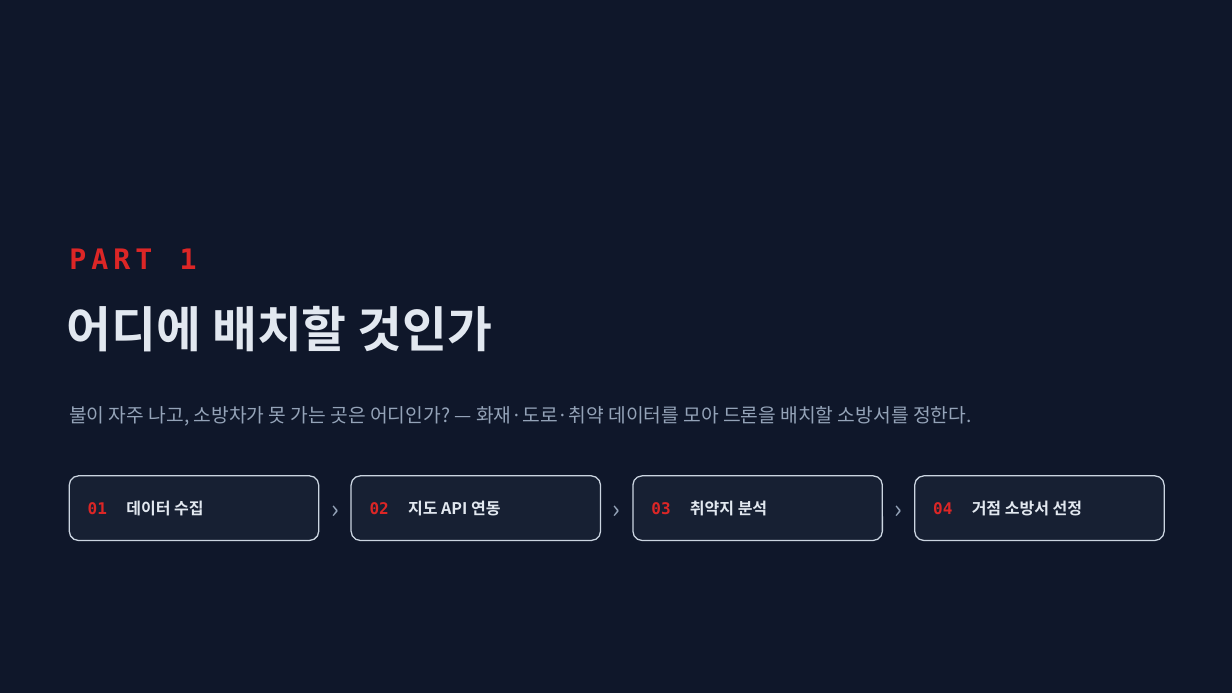
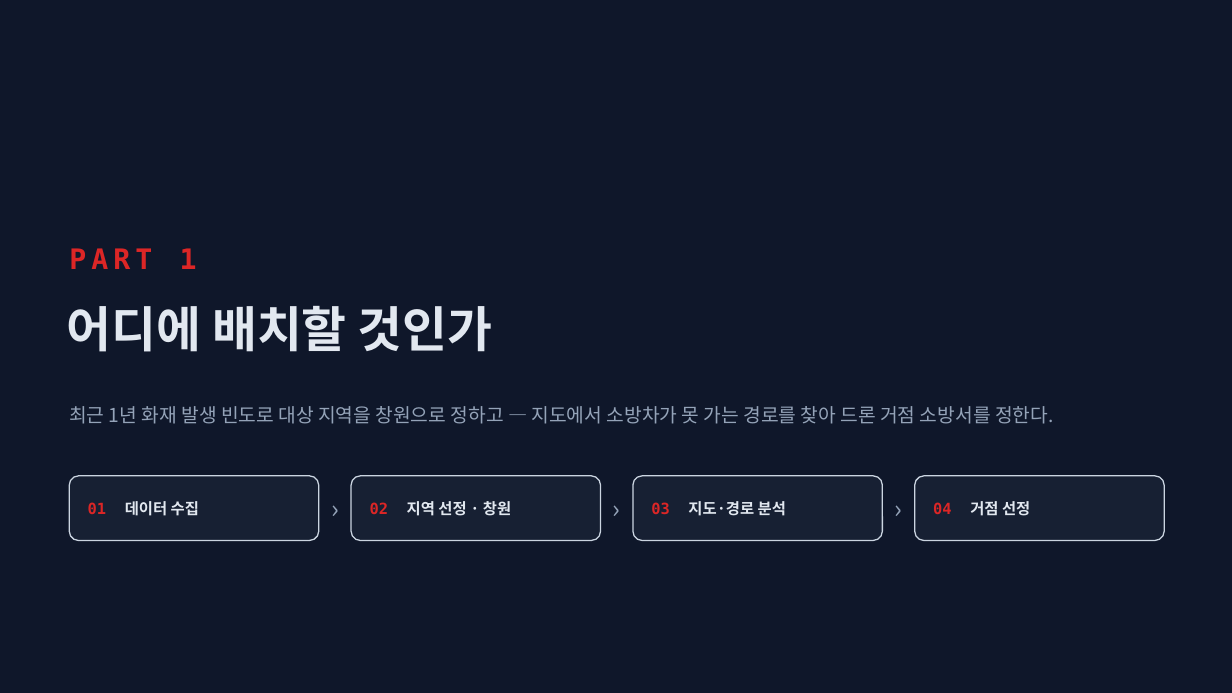
Before and after one commit to bdsm135790-png/noh, a slide deck: slide 2 of presentation/화재빅데이터_드론배치_분석리포트.pptx. Drawn at 1232x693 pixels with LibreOffice and Linux fonts; fonts in the diff are those of the drawing. Boxes give left, top, right and bottom in pixels: in the first picture for what was removed or moved away, otherwise in the second. Text is boxed around its words. In the diff, an @@ line names an element or a change of style, - is before the commit and + after.

```diff
--- a/presentation/화재빅데이터_드론배치_분석리포트.pptx
+++ b/presentation/화재빅데이터_드론배치_분석리포트.pptx
@@ text at box(69, 406, 1054, 424): text changed @@
-불이 자주 나고, 소방차가 못 가는 곳은 어디인가? — 화재·도로·취약 데이터를 모아 드론을 배치할 소방서를 정한다.
+최근 1년 화재 발생 빈도로 대상 지역을 창원으로 정하고 — 지도에서 소방차가 못 가는 경로를 찾아 드론 거점 소방서를 정한다.
@@ text "01 데이터 수집" at box(88, 501, 199, 516): size 12.5 to 12 pt @@
@@ text at box(370, 501, 511, 516): text changed; size 12.5 to 12 pt @@
-02 지도 API 연동
+02 지역 선정 · 창원
@@ text at box(651, 501, 786, 516): text changed; size 12.5 to 12 pt @@
-03 취약지 분석
+03 지도·경로 분석
@@ text at box(933, 501, 1030, 516): text changed; size 12.5 to 12 pt @@
-04 거점 소방서 선정
+04 거점 선정
```
Also in this commit, not shown: 8 other slides changed, 2 other files.
